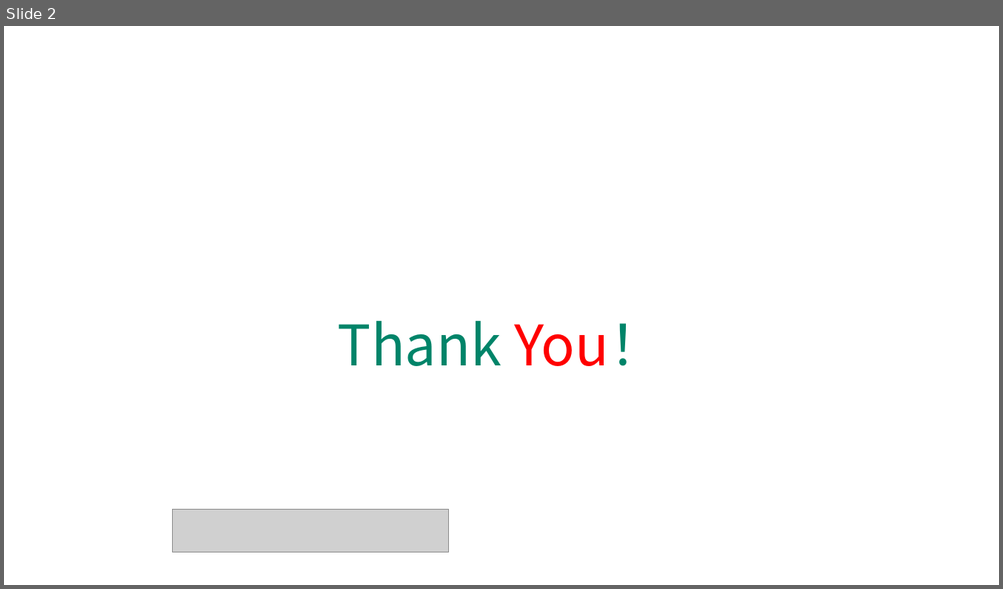
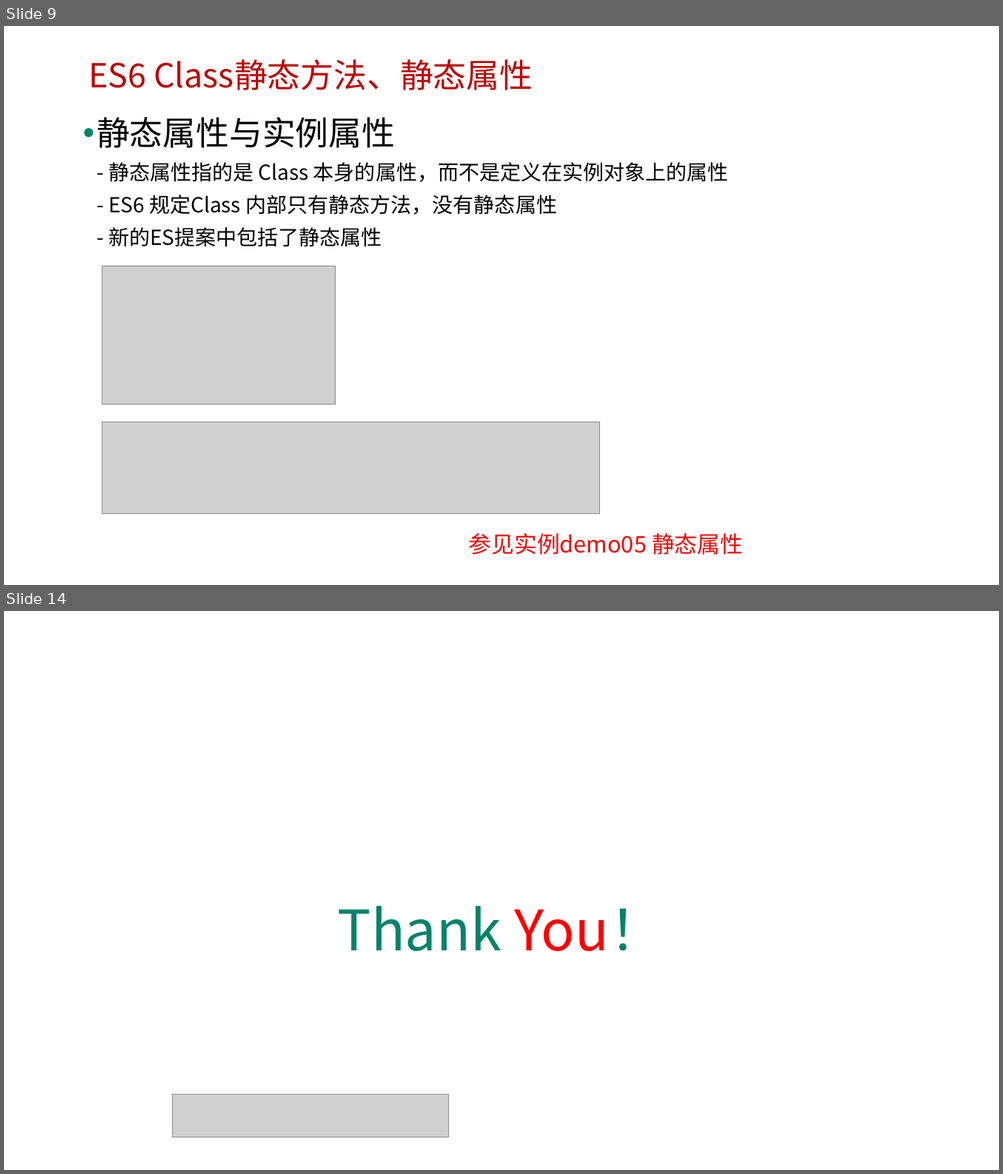
Before and after one commit to edu2act/course-javascript-advanced, a slide deck: 课程PPT/15.ECMAScript 6 三.pptx. Shown one above the other, each under a label of ours: slide 2 before the commit, slides 9 and 14 after it; the slides between them are not shown. The pictures are 1003x589 and 1003x1174 pixels, drawn with LibreOffice and Linux fonts; fonts in the diff are those of the drawing; grey boxes stand for pictures; background and template pictures are left out. Boxes give left, top, right and bottom in pixels: in the first picture for what was removed or moved away, otherwise in the second. Text is boxed around its words. In the diff, an @@ line names an element or a change of style, - is before the commit and + after.

```diff
--- a/课程PPT/15.ECMAScript 6 三.pptx
+++ b/课程PPT/15.ECMAScript 6 三.pptx
@@ slide 9 added at box(4, 26, 999, 585), background picture (left out) @@
@@ text added at box(88, 59, 532, 90), 32 pt, text #C00000 @@
+ES6 Class静态方法、静态属性
@@ text added at box(96, 117, 728, 247), 20 pt, text #000000 @@
+• 静态属性与实例属性
+  - 静态属性指的是 Class 本身的属性，而不是定义在实例对象上的属性
+  - ES6 规定Class 内部只有静态方法，没有静态属性
+  - 新的ES提案中包括了静态属性
@@ picture added at box(102, 266, 336, 405) @@
@@ picture added at box(102, 422, 600, 514) @@
@@ text added at box(469, 534, 743, 555), 22 pt, text #FF0000 @@
+参见实例demo05 静态属性
@@ what was slide 2 is now slide 14 @@
```
Also in this commit, not shown: 1 slide changed, 11 other slides added, 1 slide removed, 16 other files.
